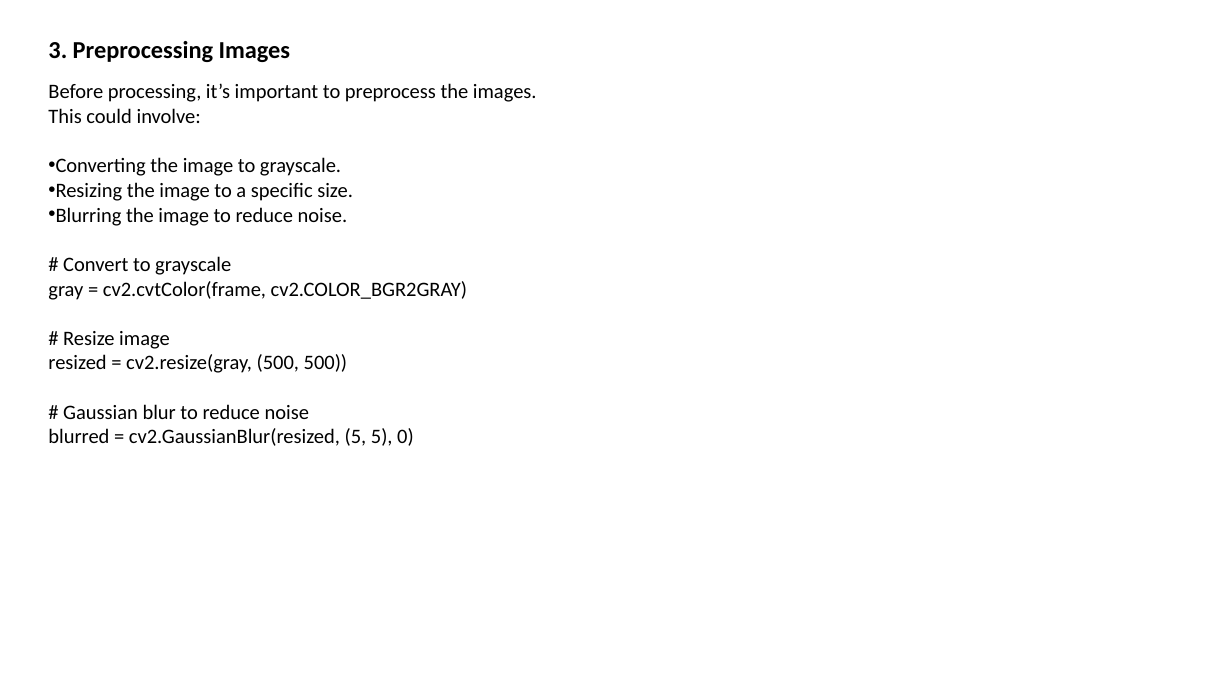
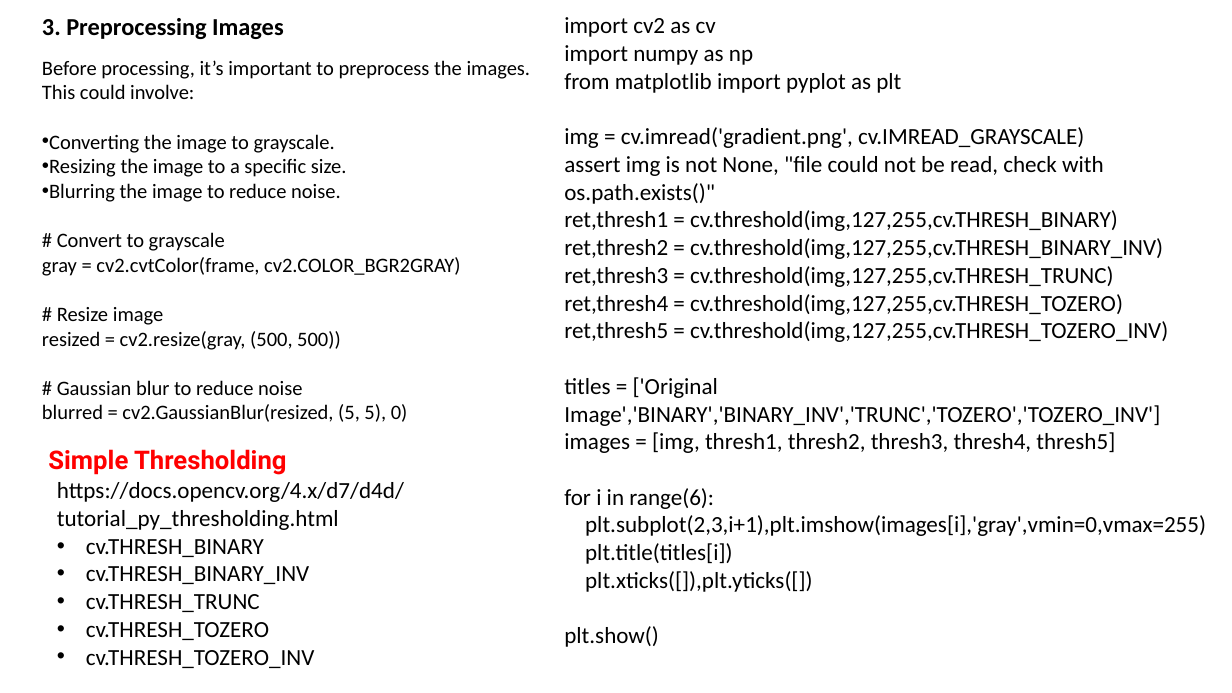
Before and after one commit to shahil04/ds_materials, a slide deck: slide 12 of 9.Deep_learning/cv/computer_vision.pptx. Drawn at 1232x693 pixels with LibreOffice and Linux fonts; fonts in the diff are those of the drawing. Boxes give left, top, right and bottom in pixels: in the first picture for what was removed or moved away, otherwise in the second. Text is boxed around its words. In the diff, an @@ line names an element or a change of style, - is before the commit and + after.

```diff
--- a/9.Deep_learning/cv/computer_vision.pptx
+++ b/9.Deep_learning/cv/computer_vision.pptx
@@ text "3. Preprocessing Images": place and size @@
-text "3. Preprocessing Images" at [48,41,537,446]
+text "3. Preprocessing Images" at [42,18,531,422]
@@ text added at [564,17,1206,647], 18 pt, text #000000 @@
+import cv2 as cv
+import numpy as np
+from matplotlib import pyplot as plt
+img = cv.imread('gradient.png', cv.IMREAD_GRAYSCALE)
+assert img is not None, "file could not be read, check with os.path.exists()"
+ret,thresh1 = cv.threshold(img,127,255,cv.THRESH_BINARY)
+ret,thresh2 = cv.threshold(img,127,255,cv.THRESH_BINARY_INV)
+ret,thresh3 = cv.threshold(img,127,255,cv.THRESH_TRUNC)
+ret,thresh4 = cv.threshold(img,127,255,cv.THRESH_TOZERO)
+ret,thresh5 = cv.threshold(img,127,255,cv.THRESH_TOZERO_INV)
+titles = ['Original Image','BINARY','BINARY_INV','TRUNC','TOZERO','TOZERO_INV']
+images = [img, thresh1, thresh2, thresh3, thresh4, thresh5]
+for i in range(6):
+plt.subplot(2,3,i+1),plt.imshow(images[i],'gray',vmin=0,vmax=255)
+plt.title(titles[i])
+plt.xticks([]),plt.yticks([])
+plt.show()
@@ text added at [48,449,287,475], 20 pt, text #FF0000, bold @@
+Simple Thresholding
@@ text added at [57,482,404,668], 18 pt, text #000000 @@
+https://docs.opencv.org/4.x/d7/d4d/tutorial_py_thresholding.html
+• cv.THRESH_BINARY
+• cv.THRESH_BINARY_INV
+• cv.THRESH_TRUNC
+• cv.THRESH_TOZERO
+• cv.THRESH_TOZERO_INV
```
Also in this commit, not shown: 1 other slide changed, 14 other files.
